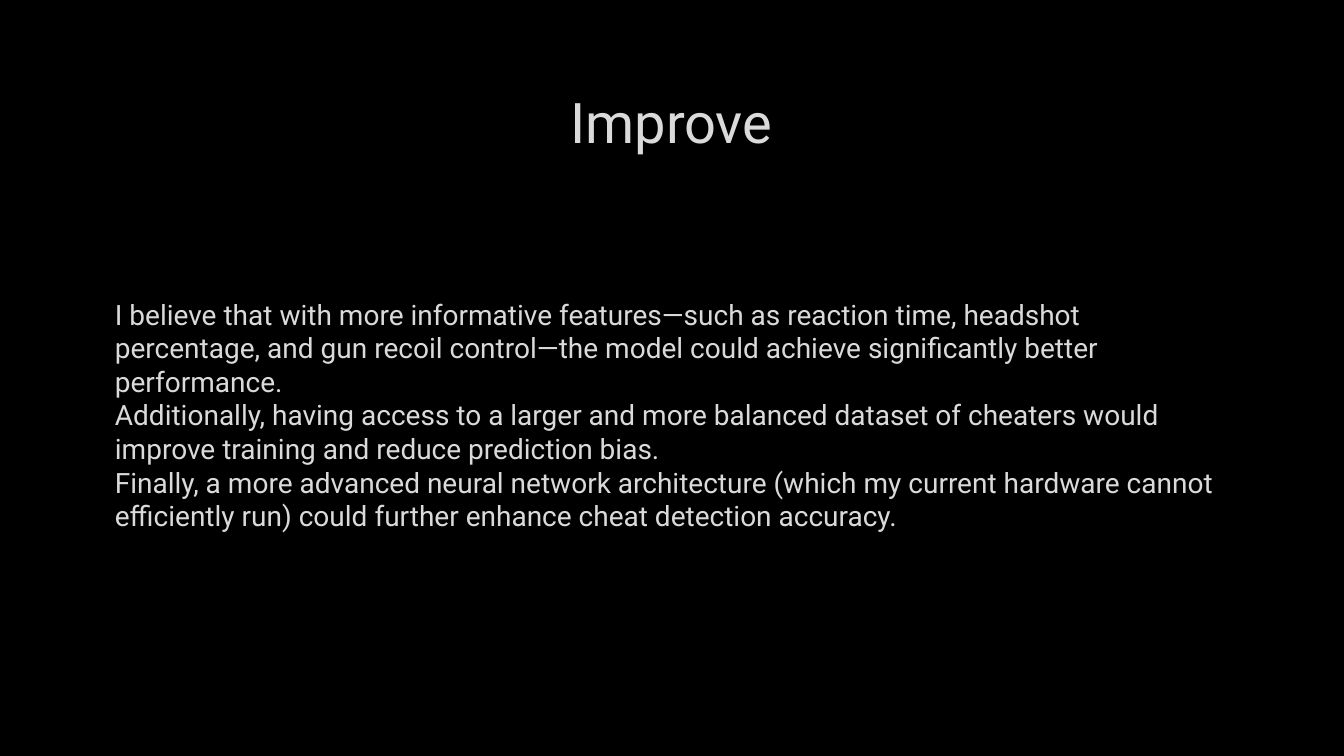
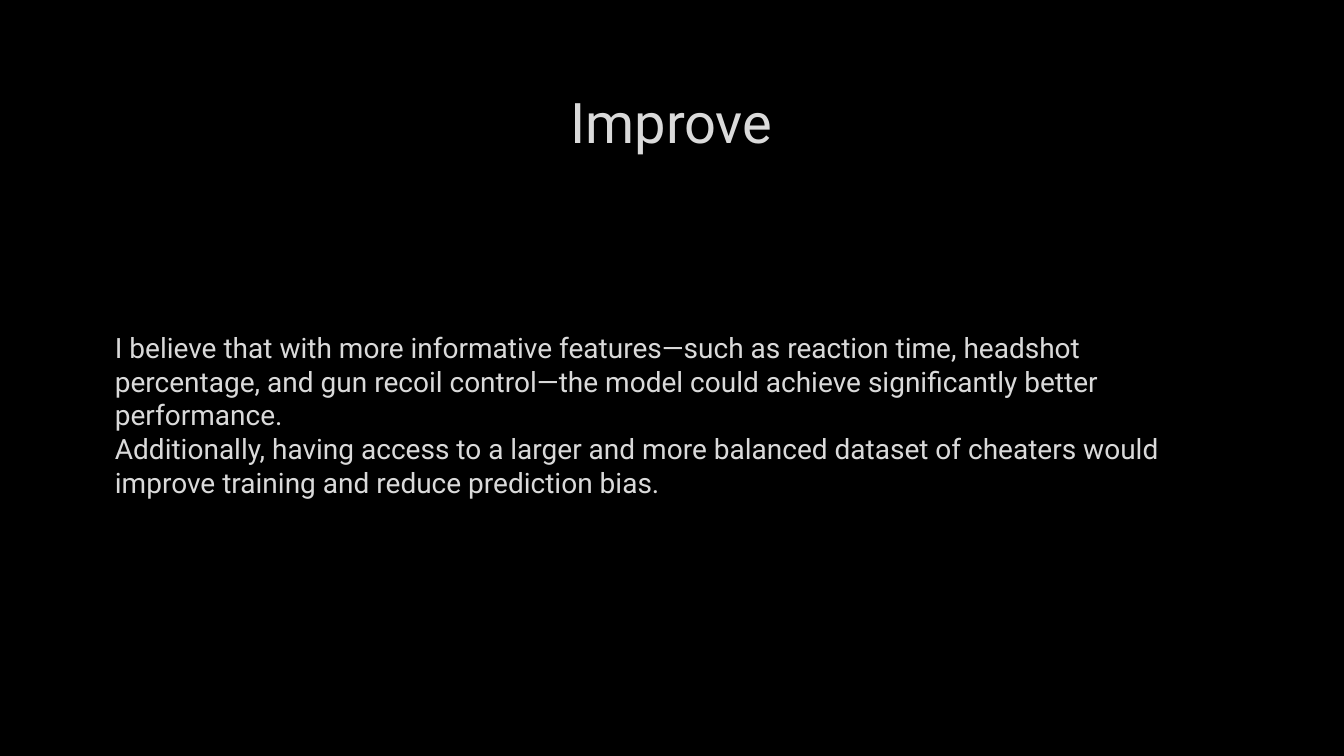
Before and after one commit to KSaB22/datascience, a slide deck: slide 13 of Pipeline presentation.pptx. Drawn at 1344x756 pixels with LibreOffice and Linux fonts; fonts in the diff are those of the drawing; background and template pictures are left out. Boxes give left, top, right and bottom in pixels: in the first picture for what was removed or moved away, otherwise in the second. Text is boxed around its words. In the diff, an @@ line names an element or a change of style, - is before the commit and + after.

```diff
--- a/Pipeline presentation.pptx
+++ b/Pipeline presentation.pptx
@@ text at (115,336,1158,499): text changed @@
-I believe that with more informative features—such as reaction time, headshot percentage, and gun recoil control—the model could achieve significantly better performance.
-Additionally, having access to a larger and more balanced dataset of cheaters would improve training and reduce prediction bias.
-Finally, a more advanced neural network architecture (which my current hardware cannot efficiently run) could further enhance cheat detection accuracy.
+I believe that with more informative features—such as reaction time, headshot percentage, and gun recoil control—the model could achieve significantly better performance.
+Additionally, having access to a larger and more balanced dataset of cheaters would improve training and reduce prediction bias.
```
Also in this commit, not shown: 2 slides added, 1 slide removed, 1 other file.
